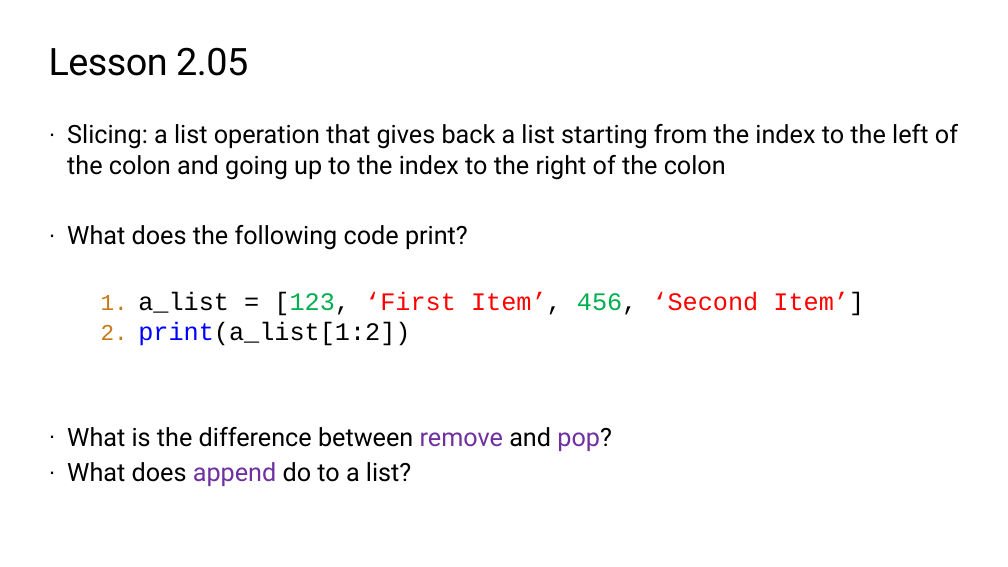
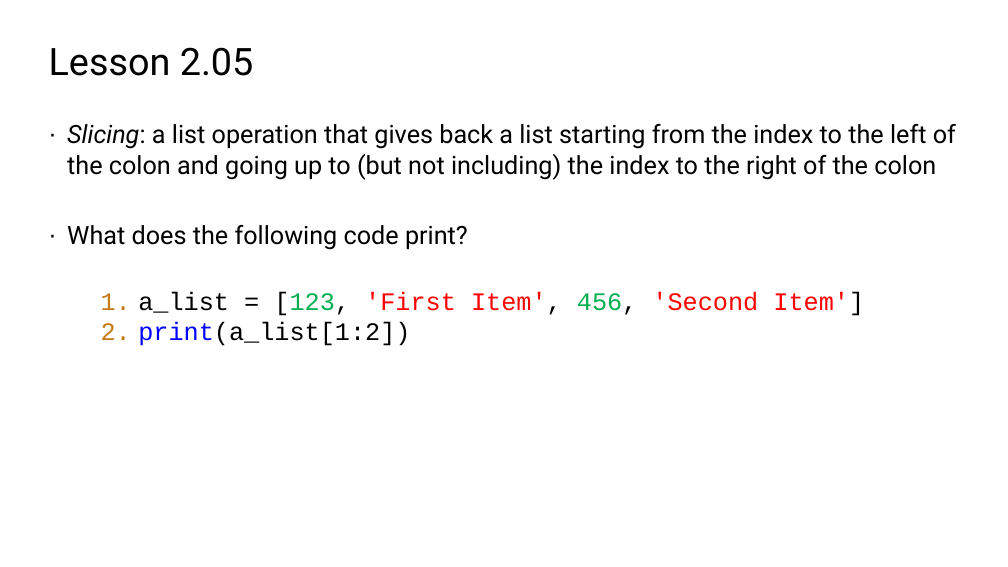
Before and after one commit to TEALSK12/2nd-semester-introduction-to-computer-science, a slide deck: slide 9 of docs/units/2_unit/slidedecks/Intro Python 2.05 TEALS.pptx. Drawn at 1008x567 pixels with LibreOffice and Linux fonts; fonts in the diff are those of the drawing; background and template pictures are left out. Boxes give left, top, right and bottom in pixels: in the first picture for what was removed or moved away, otherwise in the second. Text is boxed around its words. In the diff, an @@ line names an element or a change of style, - is before the commit and + after.

```diff
--- a/docs/units/2_unit/slidedecks/Intro Python 2.05 TEALS.pptx
+++ b/docs/units/2_unit/slidedecks/Intro Python 2.05 TEALS.pptx
@@ title "Lesson 2.05" at (49, 47, 254, 76): letter spacing -0.5 to 0 pt @@
@@ text at (67, 124, 956, 180): text changed @@
-· Slicing: a list operation that gives back a list starting from the index to the left of the colon and going up to the index to the right of the colon
+· Slicing: a list operation that gives back a list starting from the index to the left of the colon and going up to (but not including) the index to the right of the colon
@@ text at (138, 291, 864, 316): text changed @@
-1. a_list = [123, ‘First Item’, 456, ‘Second Item’]
+1. a_list = [123, 'First Item', 456, 'Second Item']
@@ text at (67, 427, 612, 486): paragraphs removed @@
-· What is the difference between remove and pop?
-· What does append do to a list?
```
Also in this commit, not shown: 11 other slides changed, 58 other files.
